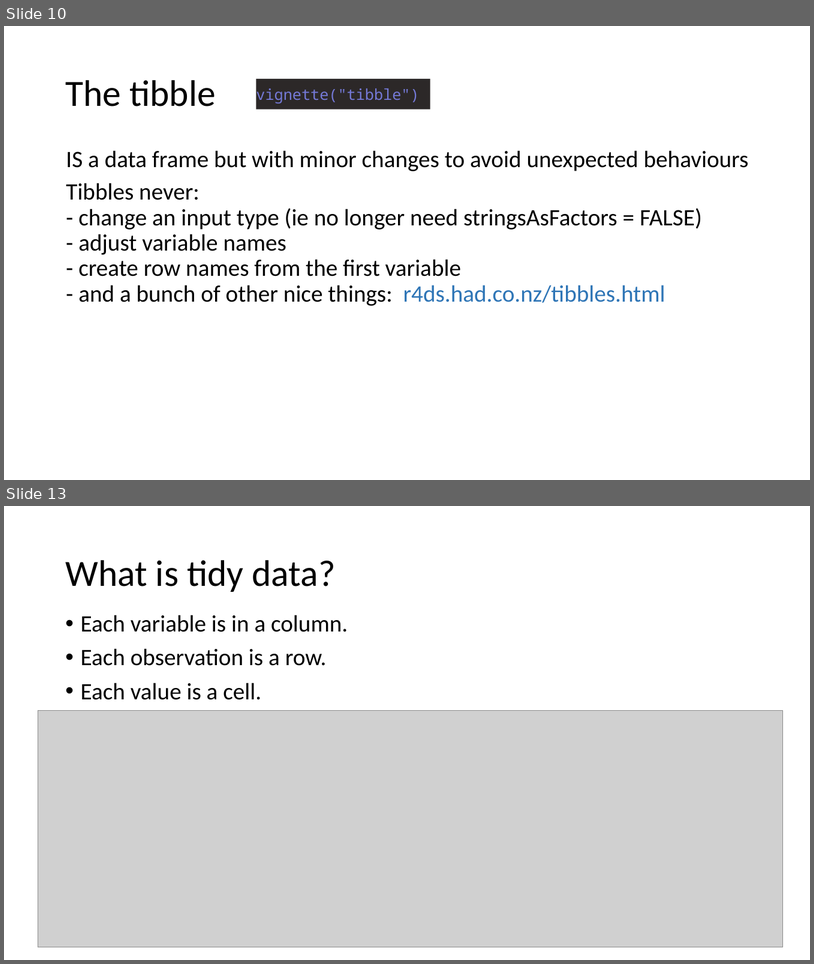
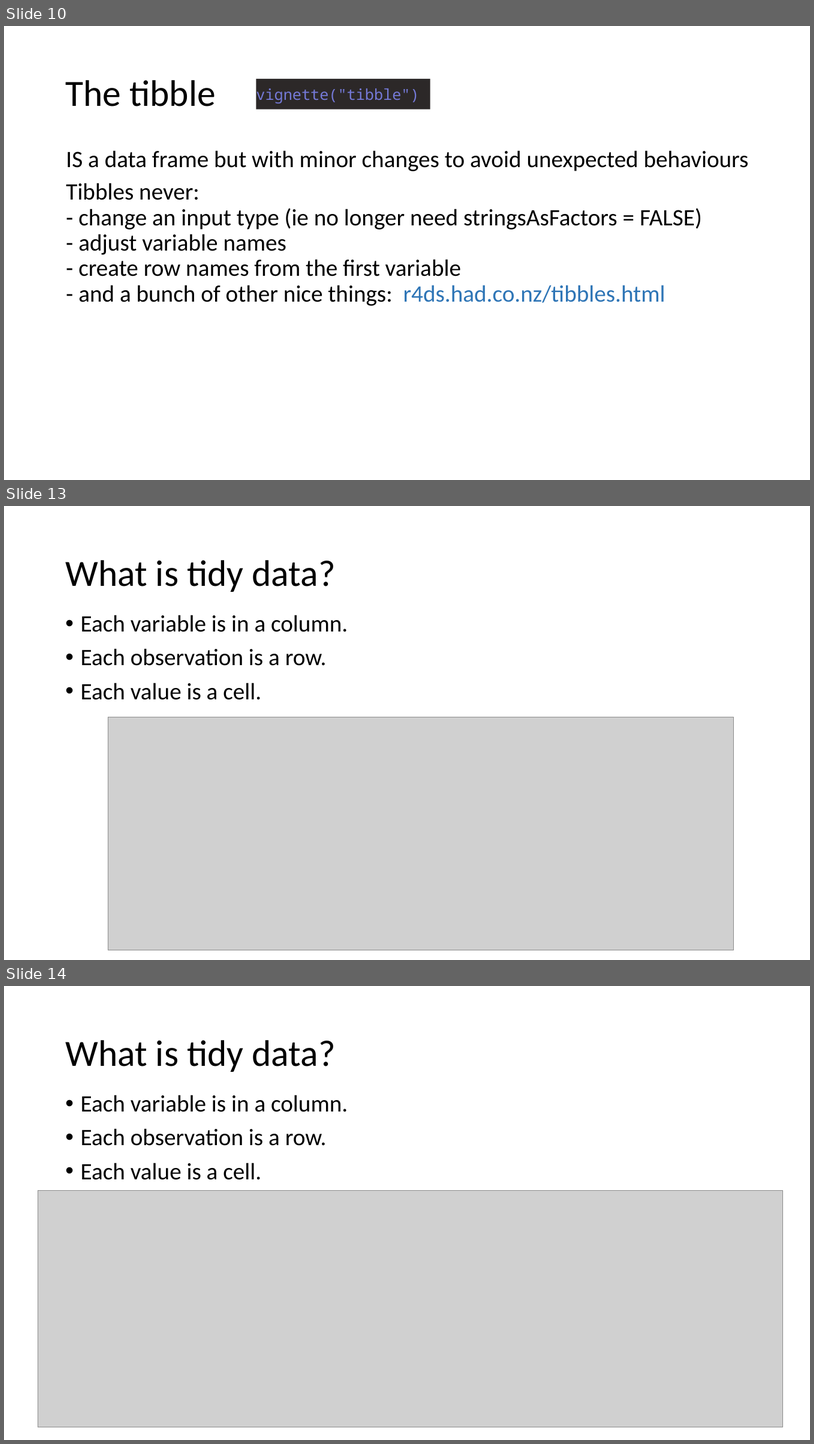
Before and after one commit to clward/tidyverseIntro, a slide deck: tidyverse.pptx. Shown one above the other, each under a label of ours: slides 10 and 13 before the commit, slides 10, 13 and 14 after it; the slides between them are not shown. The pictures are 814x964 and 814x1444 pixels, drawn with LibreOffice and Linux fonts; fonts in the diff are those of the drawing; grey boxes stand for pictures. Boxes give left, top, right and bottom in pixels: in the first picture for what was removed or moved away, otherwise in the second. Text is boxed around its words. In the diff, an @@ line names an element or a change of style, - is before the commit and + after.

```diff
--- a/tidyverse.pptx
+++ b/tidyverse.pptx
@@ slide 13 added at <box>4,506,810,960</box>, background #FFFFFF @@
@@ title added at <box>65,560,336,592</box>, 44 pt, text #000000 @@
+What is tidy data?
@@ text added at <box>81,615,348,700</box>, 28 pt, text #000000 @@
+• Each variable is in a column.
+• Each observation is a row.
+• Each value is a cell.
@@ picture added at <box>108,717,734,950</box> @@
@@ what was slide 13 is now slide 14 @@
```
Also in this commit, not shown: 6 slides changed, 1 other slide added, 1 other file.
